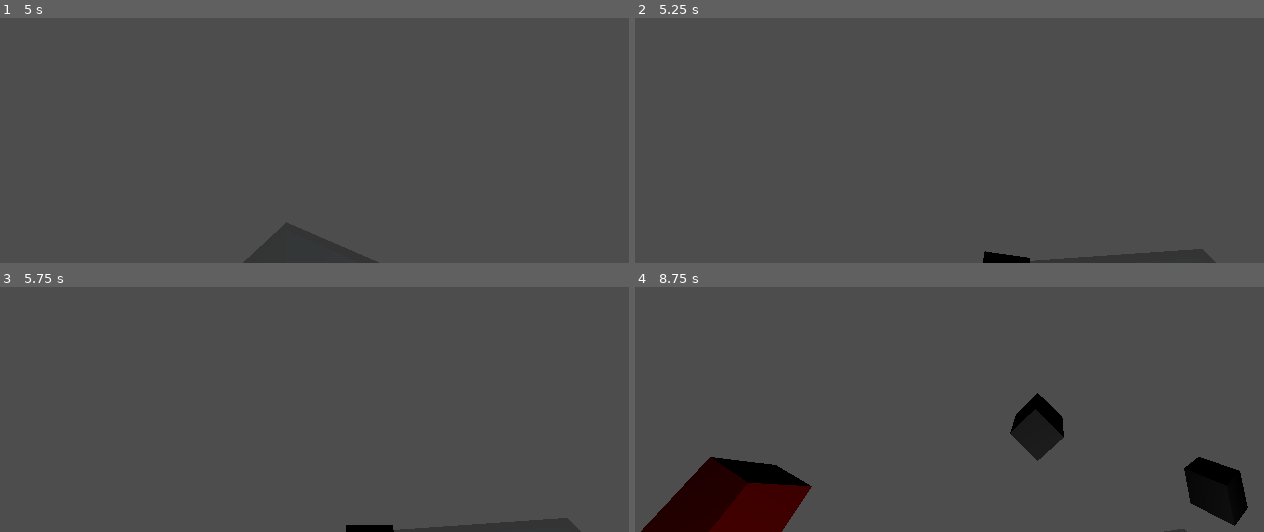
Above: before the commit, frames 1-4 (two rows, left to right).
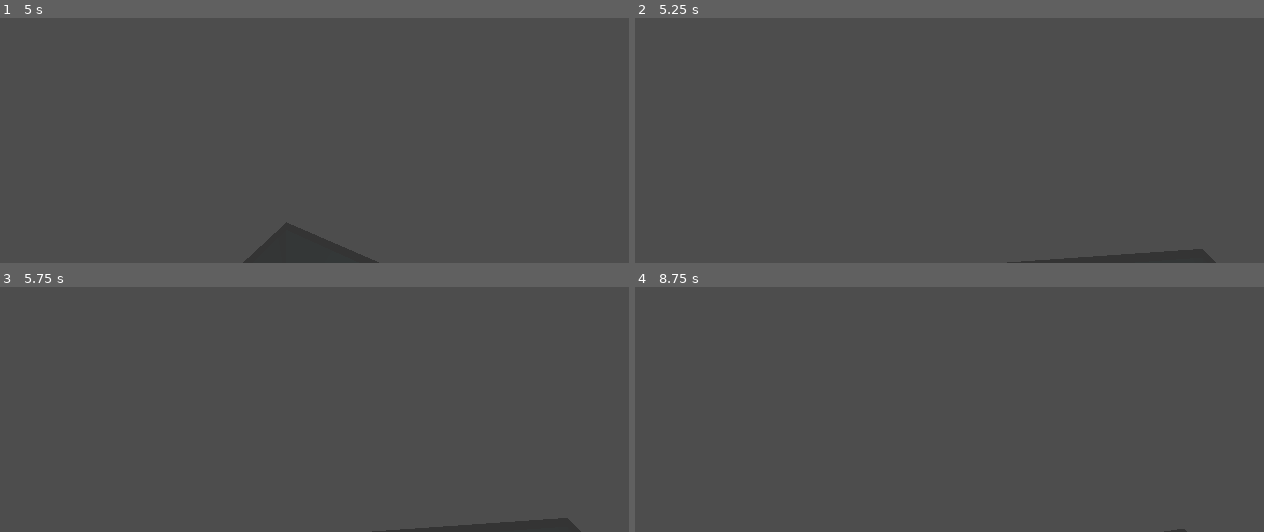
Above: after the commit, the same moments.

Repository: osirais/pillow-plop
Game: Godot game, scene res://World.tscn
The game is run twice, just before and just after one commit, with the same random seed, the same clock (stepped at 60 frames per second) and the same inputs.
Inputs (mouse positions are in pixels of both pictures, inside the frame that each line leads up to):
- Up to frame 1 (5 s): tap Enter at 0.5, 2, 3.5 s; move the mouse to (415, 37) at 0.52 s; press the mouse at (415, 37) at 0.53 s; hold W (move_forward) from 0.53 s (still down); tap Space at 1.25, 2.75, 4.25 s; move the mouse to (333, 40) at 1.27 s; release the mouse at (333, 40) at 1.28 s; click (333, 40) at 1.35 s; move the mouse to (389, 30) at 2.02 s; press the mouse at (389, 30) at 2.03 s; move the mouse to (364, 44) at 2.77 s; release the mouse at (364, 44) at 2.78 s; click (364, 44) at 2.85 s; move the mouse to (434, 44) at 3.52 s; press the mouse at (434, 44) at 3.53 s; move the mouse to (314, 32) at 4.27 s; release the mouse at (314, 32) at 4.28 s; click (314, 32) at 4.35 s
- Up to frame 2 (5.25 s): keep holding W (move_forward); move the mouse to (1018, 37) at 5.02 s; press the mouse at (1018, 37) at 5.03 s
- Up to frame 3 (5.75 s): keep holding W (move_forward)
- Up to frame 4 (8.75 s): move the mouse to (974, 299) at 5.77 s; release W (move_forward) at 5.78 s; release the mouse at (974, 299) at 5.78 s; hold D (move_right) 5.78-6.53 s; click (974, 299) at 5.85 s; move the mouse to (1050, 306) at 6.52 s; press the mouse at (1050, 306) at 6.53 s; hold W (move_forward) from 6.53 s (still down); move the mouse to (968, 309) at 7.27 s; release the mouse at (968, 309) at 7.28 s; click (968, 309) at 7.35 s; move the mouse to (1024, 299) at 8.02 s; press the mouse at (1024, 299) at 8.03 s

Frame 1 is identical in both runs. In frame 2, 0.3% of the frame differs, in the area x 55-63%, y 95-100%; in frame 3, 0.2%; in frame 4, 8.9%, in the area x 0-98%, y 43-100%.

Commit message:
add beds which merge together when combined and also make dropper spawn beds

Diff:
--- a/World.tscn
+++ b/World.tscn
@@ -1,7 +1,6 @@
-[gd_scene load_steps=15 format=3 uid="uid://bwoo70sufo0ax"]
+[gd_scene load_steps=9 format=3 uid="uid://bwoo70sufo0ax"]
 
 [ext_resource type="PackedScene" uid="uid://beslhciee5yaq" path="res://Container3D.tscn" id="1_2dftf"]
-[ext_resource type="PackedScene" uid="uid://8vm2t1tvr37y" path="res://Cube.tscn" id="2_bcbcq"]
 [ext_resource type="PackedScene" uid="uid://ca2rlv35psmj" path="res://viewer.tscn" id="4_eu7l1"]
 [ext_resource type="PackedScene" uid="uid://bq61dgyfi8ivj" path="res://dropper.tscn" id="4_js7pq"]
 
@@ -15,23 +14,12 @@
 refraction_enabled = true
 refraction_scale = 1.0
 
-[sub_resource type="BoxShape3D" id="BoxShape3D_2dftf"]
+[sub_resource type="BoxShape3D" id="BoxShape3D_bcbcq"]
 
-[sub_resource type="BoxMesh" id="BoxMesh_bcbcq"]
+[sub_resource type="StandardMaterial3D" id="StandardMaterial3D_js7pq"]
+albedo_color = Color(1, 0, 0, 1)
 
-[sub_resource type="BoxShape3D" id="BoxShape3D_js7pq"]
-
-[sub_resource type="StandardMaterial3D" id="StandardMaterial3D_eu7l1"]
-albedo_color = Color(1, 0.0509804, 0.0666667, 1)
-
-[sub_resource type="BoxMesh" id="BoxMesh_p1v5b"]
-
-[sub_resource type="BoxShape3D" id="BoxShape3D_eu7l1"]
-
-[sub_resource type="StandardMaterial3D" id="StandardMaterial3D_p1v5b"]
-albedo_color = Color(1, 0.0509804, 0.0666667, 1)
-
-[sub_resource type="BoxMesh" id="BoxMesh_wygdx"]
+[sub_resource type="BoxMesh" id="BoxMesh_eu7l1"]
 
 [node name="World" type="Node3D"]
 script = SubResource("GDScript_bcbcq")
@@ -44,50 +32,24 @@
 depth = 10.0
 wall_material = SubResource("StandardMaterial3D_2dftf")
 
-[node name="Cube" parent="." instance=ExtResource("2_bcbcq")]
-transform = Transform3D(0.87224, 0.487356, -0.0410189, -0.488438, 0.872319, -0.0220661, 0.0250274, 0.0392826, 0.998915, 0, 0, 0)
-
 [node name="OmniLight3D" type="OmniLight3D" parent="."]
 transform = Transform3D(1, 0, 0, 0, 1, 0, 0, 0, 1, -0.190796, 2.81993, 3.80954)
 omni_range = 13.7057
 
-[node name="RigidBody3D" type="RigidBody3D" parent="."]
-transform = Transform3D(0.461687, 0.281345, 0.841243, 0.224375, 0.880487, -0.417611, -0.858196, 0.381559, 0.343382, -2.75082, 4.55348, 0)
-
-[node name="CollisionShape3D" type="CollisionShape3D" parent="RigidBody3D"]
-shape = SubResource("BoxShape3D_2dftf")
-
-[node name="MeshInstance3D" type="MeshInstance3D" parent="RigidBody3D"]
-mesh = SubResource("BoxMesh_bcbcq")
-
-[node name="StaticBody3D" type="StaticBody3D" parent="."]
-transform = Transform3D(0.461687, 0.281345, 0.841243, 0.224375, 0.880487, -0.417611, -0.858196, 0.381559, 0.343382, -2.75082, 4.55348, 0)
-
 [node name="Dropper" parent="." instance=ExtResource("4_js7pq")]
 transform = Transform3D(1, 0, 0, 0, 1, 0, 0, 0, 1, 0, 10.106, 0)
-dropper_position = Vector3(0, 2, 0)
+body_color = Color(1, 0, 0, 1)
+size = Vector3(1, 1, 1)
+speed = 5.0
+dropper_position = Vector3(0, 0, 0)
 
 [node name="DropperRigidBody" type="RigidBody3D" parent="Dropper"]
 transform = Transform3D(1, 0, 0, 0, 1, 0, 0, 0, 1, 0, -10.106, 0)
-collision_layer = 0
-collision_mask = 0
 gravity_scale = 0.0
 
-[node name="@CollisionShape3D@30609" type="CollisionShape3D" parent="Dropper/DropperRigidBody"]
-shape = SubResource("BoxShape3D_js7pq")
-disabled = true
+[node name="@CollisionShape3D@52088" type="CollisionShape3D" parent="Dropper/DropperRigidBody"]
+shape = SubResource("BoxShape3D_bcbcq")
 
-[node name="@MeshInstance3D@30610" type="MeshInstance3D" parent="Dropper/DropperRigidBody"]
-material_override = SubResource("StandardMaterial3D_eu7l1")
-mesh = SubResource("BoxMesh_p1v5b")
-
-[node name="@RigidBody3D@31008" type="RigidBody3D" parent="Dropper"]
-transform = Transform3D(1, 0, 0, 0, 1, 0, 0, 0, 1, 0, -8.106, 0)
-gravity_scale = 0.0
-
-[node name="@CollisionShape3D@31009" type="CollisionShape3D" parent="Dropper/@RigidBody3D@31008"]
-shape = SubResource("BoxShape3D_eu7l1")
-
-[node name="@MeshInstance3D@31010" type="MeshInstance3D" parent="Dropper/@RigidBody3D@31008"]
-material_override = SubResource("StandardMaterial3D_p1v5b")
-mesh = SubResource("BoxMesh_wygdx")
+[node name="@MeshInstance3D@52089" type="MeshInstance3D" parent="Dropper/DropperRigidBody"]
+material_override = SubResource("StandardMaterial3D_js7pq")
+mesh = SubResource("BoxMesh_eu7l1")
--- /dev/null
+++ b/bed_level_1.gd
@@ -0,0 +1,38 @@
+@tool
+extends RigidBody3D
+
+@export var bed_color: Color = Color(0, 1, 0)
+
+@onready var mesh = $MeshInstance3D
+@onready var bed_level2_scene = preload("res://bed_level_2.tscn")
+
+func _ready():
+	if mesh.mesh == null:
+		var box_mesh = BoxMesh.new()
+		box_mesh.size = Vector3(1, 0.2, 1)
+		mesh.mesh = box_mesh
+
+	contact_monitor = true
+	max_contacts_reported = 10
+
+	_update_color()
+
+func _process(delta):
+	if bed_color != mesh.material_override.albedo_color:
+		_update_color()
+
+func _update_color():
+	var mat = StandardMaterial3D.new()
+	mat.albedo_color = bed_color
+	mesh.material_override = mat
+
+func _integrate_forces(state: PhysicsDirectBodyState3D) -> void:
+	for i in range(state.get_contact_count()):
+		var collider = state.get_contact_collider_object(i)
+		if collider and collider is RigidBody3D and collider.get_script() == self.get_script():
+			var new_bed = bed_level2_scene.instantiate()
+			new_bed.global_transform.origin = (global_transform.origin + collider.global_transform.origin) * 0.5
+			get_tree().current_scene.add_child(new_bed)
+			queue_free()
+			collider.queue_free()
+			break
--- /dev/null
+++ b/bed_level_1.tscn
@@ -0,0 +1,13 @@
+[gd_scene load_steps=3 format=3 uid="uid://xv07kdguxols"]
+
+[ext_resource type="Script" uid="uid://cx646e34qngy7" path="res://bed_level_1.gd" id="1_k5hh1"]
+
+[sub_resource type="BoxShape3D" id="BoxShape3D_k5hh1"]
+
+[node name="BedLevel1" type="RigidBody3D"]
+script = ExtResource("1_k5hh1")
+
+[node name="CollisionShape3D" type="CollisionShape3D" parent="."]
+shape = SubResource("BoxShape3D_k5hh1")
+
+[node name="MeshInstance3D" type="MeshInstance3D" parent="."]
--- /dev/null
+++ b/bed_level_2.gd
@@ -0,0 +1,29 @@
+@tool
+extends RigidBody3D
+
+@export var bed_color: Color = Color(1, 1, 0)
+
+@onready var mesh = $MeshInstance3D
+
+func _ready():
+	if mesh.mesh == null:
+		var box_mesh = BoxMesh.new()
+		box_mesh.size = Vector3(1, 0.2, 1)
+		mesh.mesh = box_mesh
+	if not has_node("CollisionShape3D"):
+		var collision = CollisionShape3D.new()
+		var box_shape = BoxShape3D.new()
+		box_shape.size = Vector3(1, 0.2, 1)
+		collision.shape = box_shape
+		add_child(collision)
+		collision.owner = self.get_owner()
+	_update_color()
+
+func _process(delta):
+	if bed_color != mesh.material_override.albedo_color:
+		_update_color()
+
+func _update_color():
+	var mat = StandardMaterial3D.new()
+	mat.albedo_color = bed_color
+	mesh.material_override = mat
--- /dev/null
+++ b/bed_level_2.tscn
@@ -0,0 +1,14 @@
+[gd_scene load_steps=3 format=3 uid="uid://hp7qv3xgoohe"]
+
+[ext_resource type="Script" uid="uid://b5xf367wa2y2t" path="res://bed_level_2.gd" id="1_2gffk"]
+
+[sub_resource type="BoxShape3D" id="BoxShape3D_44cnd"]
+
+[node name="BedLevel2" type="RigidBody3D"]
+script = ExtResource("1_2gffk")
+
+[node name="CollisionShape3D" type="CollisionShape3D" parent="."]
+shape = SubResource("BoxShape3D_44cnd")
+
+[node name="MeshInstance3D" type="MeshInstance3D" parent="."]
+skeleton = NodePath("../CollisionShape3D")
--- a/dropper.gd
+++ b/dropper.gd
@@ -18,7 +18,7 @@
 		dropper_position = value
 		_update_dropper_position()
 
-@onready var object_to_spawn = preload("res://Cube.tscn")
+@onready var object_to_spawn = preload("res://bed_level_1.tscn")
 var rigid_body: RigidBody3D
 
 func _ready():
--- a/dropper.tscn
+++ b/dropper.tscn
@@ -4,4 +4,7 @@
 
 [node name="Dropper" type="Node3D"]
 script = ExtResource("1_6csci")
-body_color = Color(1, 0.0509804, 0.0666667, 1)
+body_color = null
+size = null
+speed = null
+dropper_position = null
Not shown, added: bed_level_1.gd.uid
Not shown, added: bed_level_2.gd.uid
